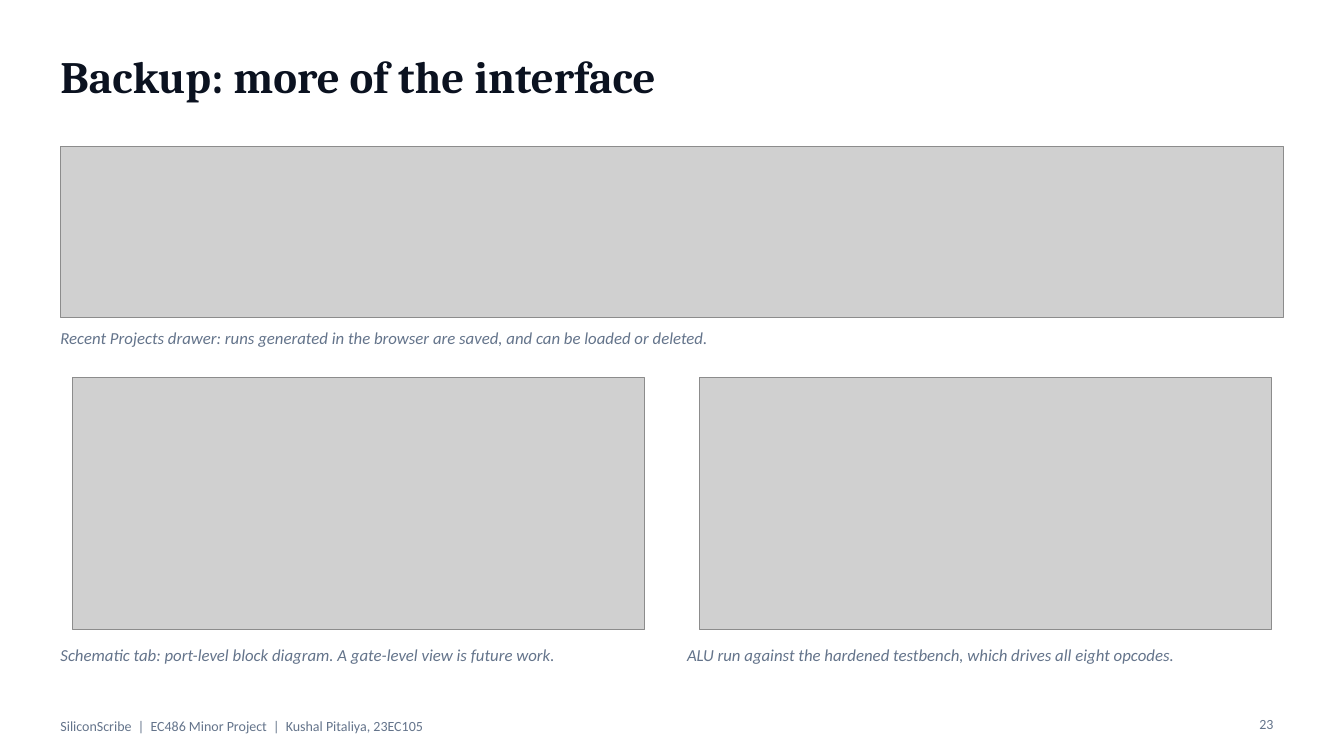
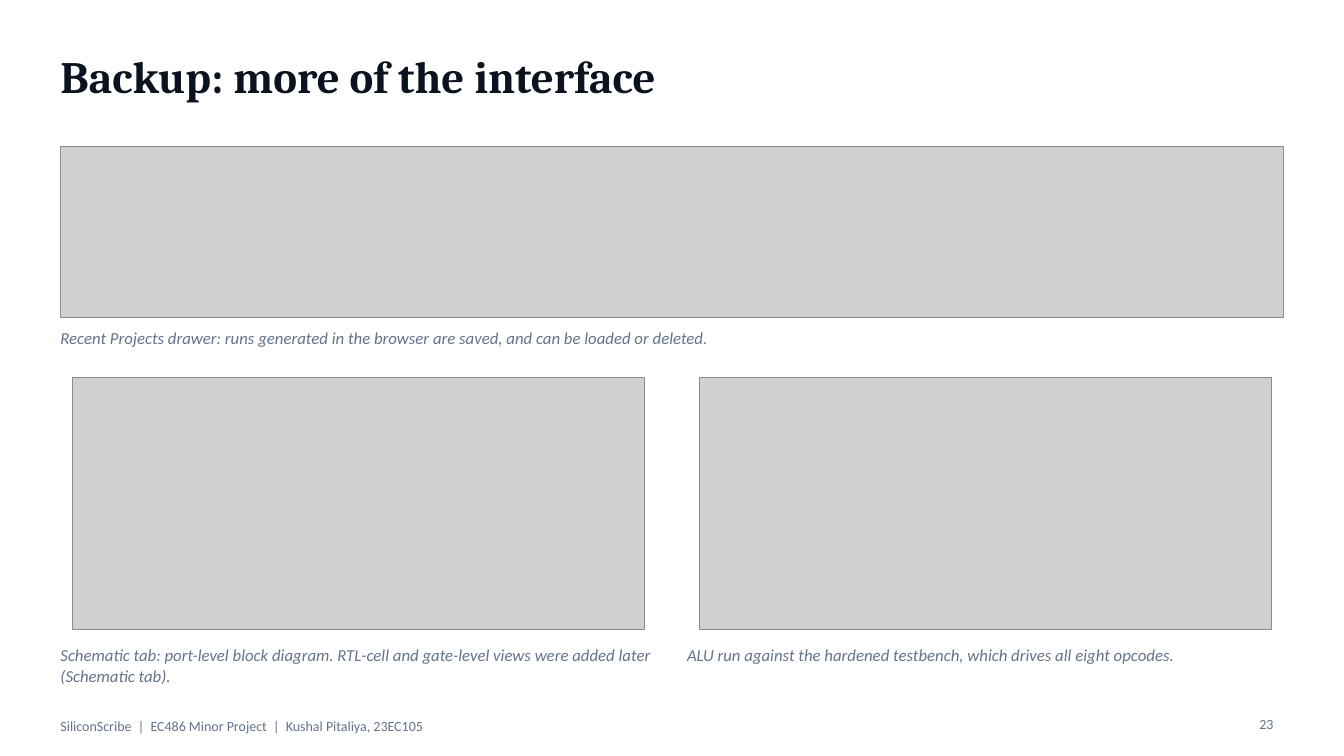
Before and after one commit to k-pitaliya/siliconscribe, a slide deck: slide 23 of docs/SiliconScribe_EC486_Presentation.pptx. Drawn at 1344x756 pixels with LibreOffice and Linux fonts; fonts in the diff are those of the drawing; grey boxes stand for pictures. Boxes give left, top, right and bottom in pixels: in the first picture for what was removed or moved away, otherwise in the second. Text is boxed around its words. In the diff, an @@ line names an element or a change of style, - is before the commit and + after.

```diff
--- a/docs/SiliconScribe_EC486_Presentation.pptx
+++ b/docs/SiliconScribe_EC486_Presentation.pptx
@@ text at bbox=[60, 649, 651, 684]: text changed @@
-Schematic tab: port-level block diagram. A gate-level view is future work.
+Schematic tab: port-level block diagram. RTL-cell and gate-level views were added later (Schematic tab).
```
Also in this commit, not shown: 1 other slide changed, 15 other files.
